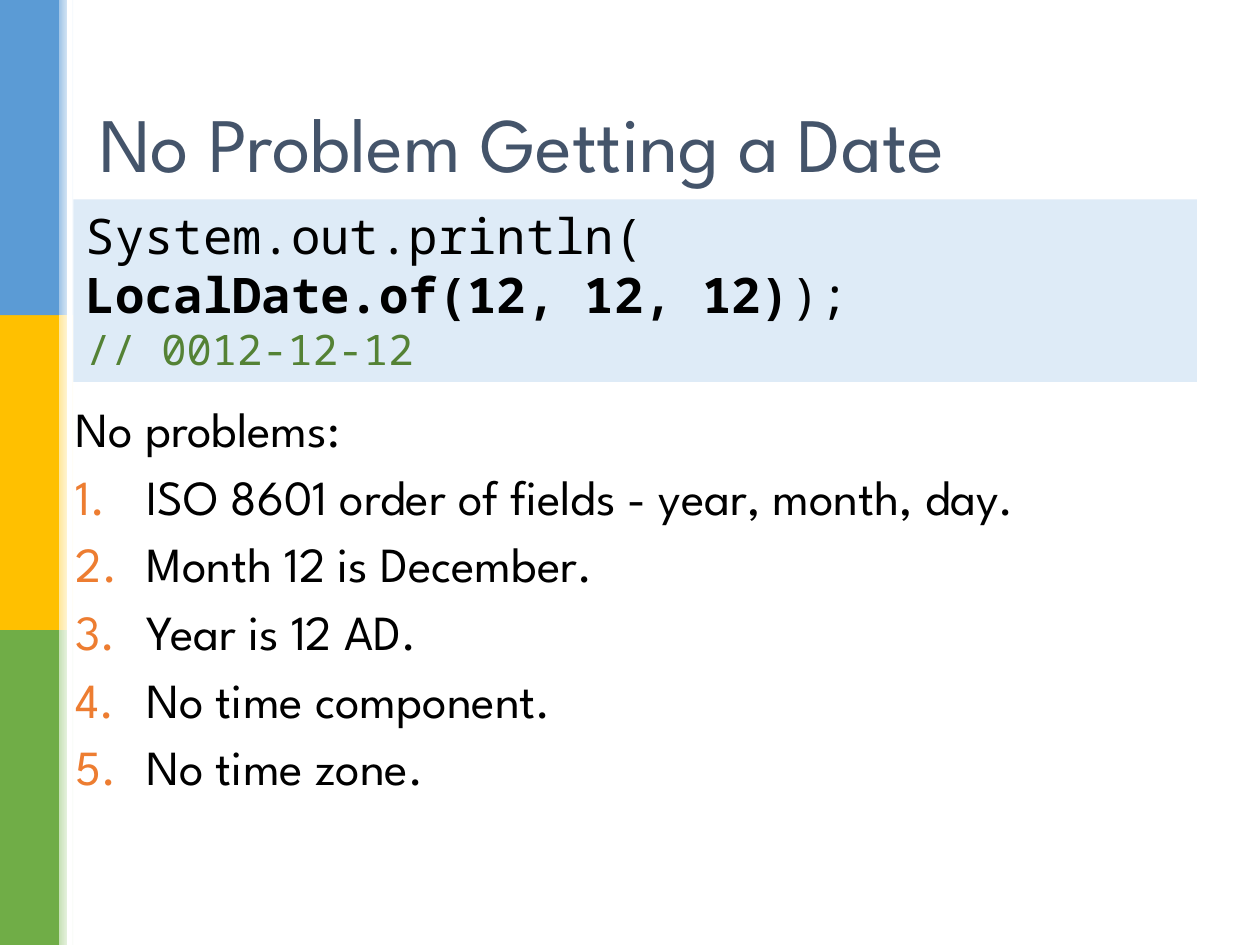
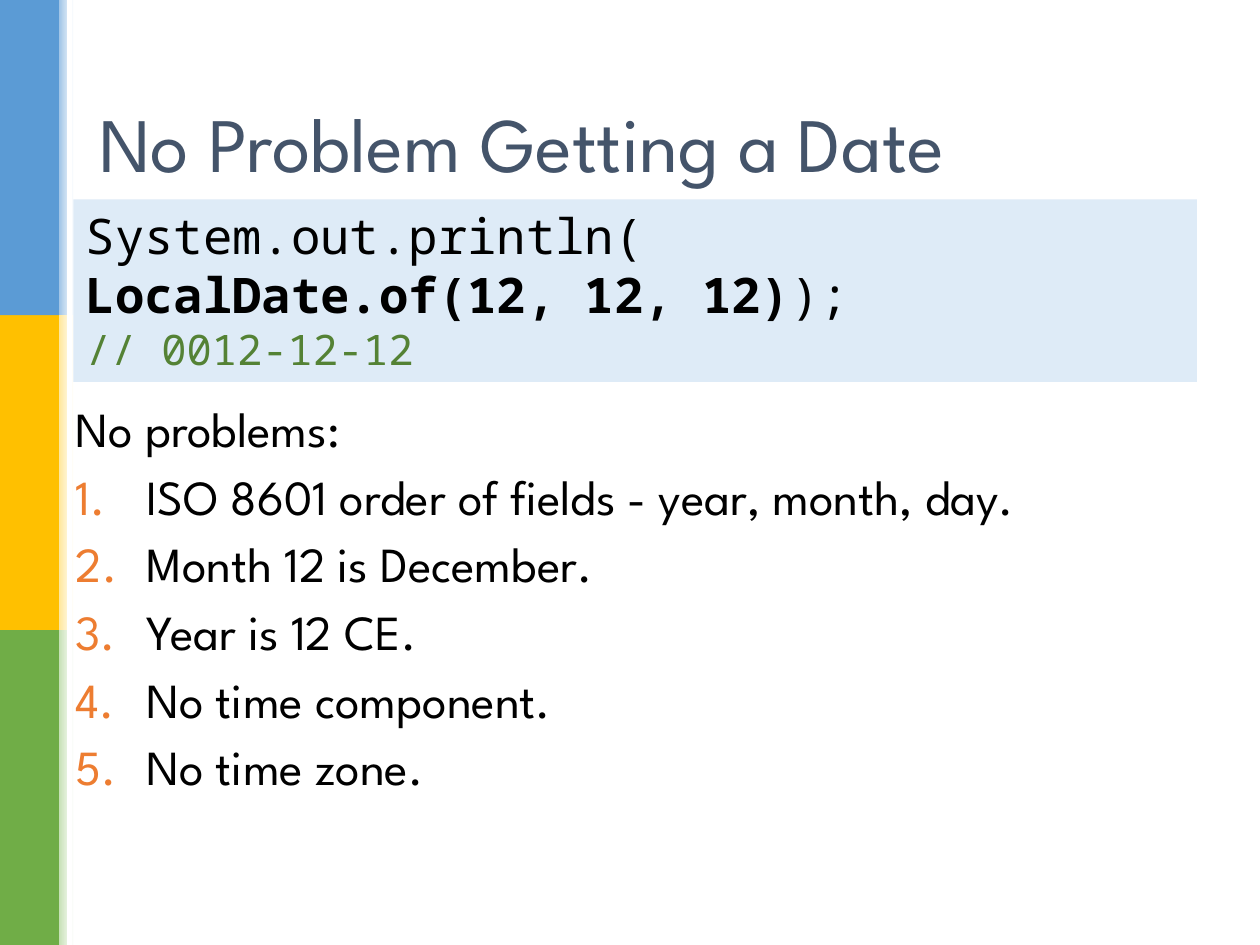
Before and after one commit to sualeh/make-a-date, a slide deck: slide 11 of Java 8 Date and Time API.pptx. Drawn at 1260x945 pixels with LibreOffice and Linux fonts; fonts in the diff are those of the drawing; background and template pictures are left out. Boxes give left, top, right and bottom in pixels: in the first picture for what was removed or moved away, otherwise in the second. Text is boxed around its words. In the diff, an @@ line names an element or a change of style, - is before the commit and + after.

```diff
--- a/Java 8 Date and Time API.pptx
+++ b/Java 8 Date and Time API.pptx
@@ text at box(146, 617, 417, 651): text changed @@
-3. Year is 12 AD.
+3. Year is 12 CE.
```
Also in this commit, not shown: 8 other slides changed.
